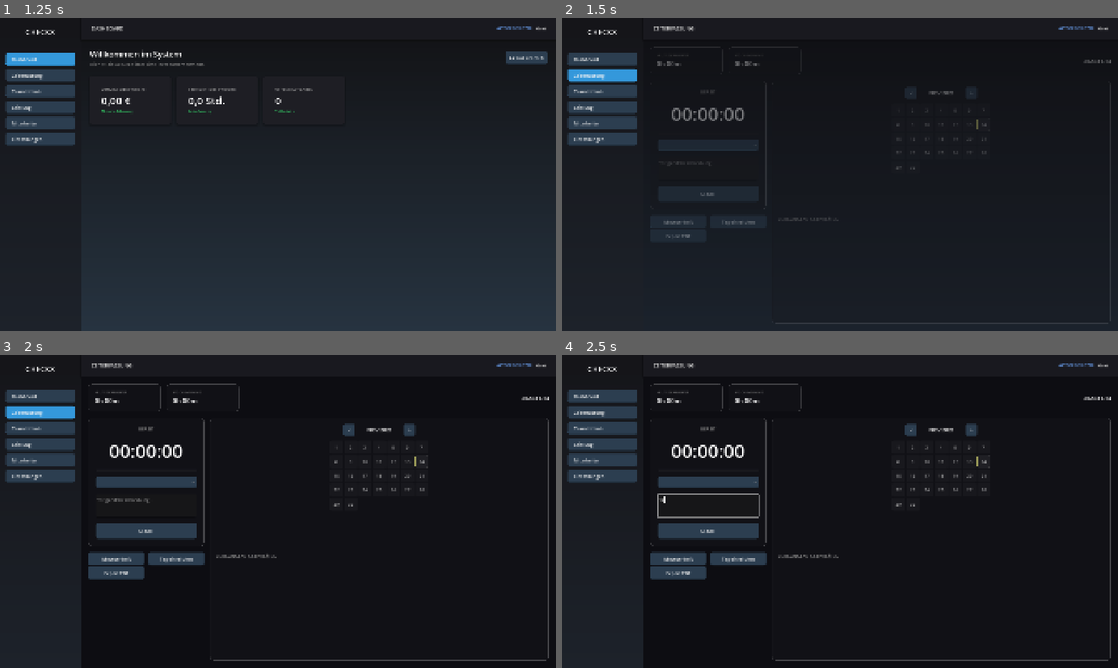
Above: before the commit, frames 1-4 (two rows, left to right).
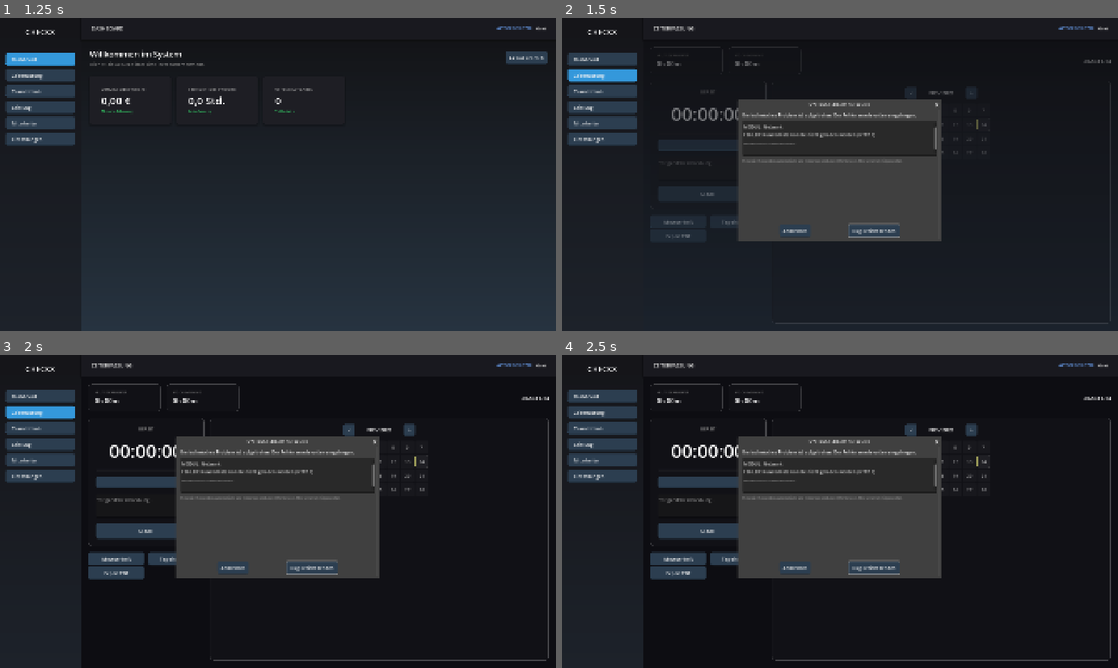
Above: after the commit, the same moments.

Repository: KurzschlussKevin/CheckX
Game: Godot game, scene res://app/modules/main/main.tscn
The game is run twice, just before and just after one commit, with the same random seed, the same clock (stepped at 60 frames per second) and the same inputs. This scene is started directly instead of the project's main scene.
Inputs (mouse positions are in pixels of both pictures, inside the frame that each line leads up to):
- Up to frame 1 (1.25 s): click "Dashboard" at 0.5 s
- Up to frame 2 (1.5 s): click "Zeiterfassung" at 1.25 s
- Up to frame 3 (2 s): no input
- Up to frame 4 (2.5 s): click (706, 505) at 2.02 s; type "12" at 2.1 s

Frame 1 is identical in both runs. In frame 2, 13% of the frame differs, in the area x 31-69%, y 26-72%; in frame 3, 13%; in frame 4, 13%, in the area x 17-69%, y 26-72%.
Error before the commit: Invalid call. Nonexistent function 'get_api_url' in base 'Node (config.gd)'. (res://app/core/error_handler/error_handler.gd:19)

Commit message:
Add files via upload

Diff:
--- a/check-x/app/core/error_handler/error_handler.gd
+++ b/check-x/app/core/error_handler/error_handler.gd
@@ -1,34 +1,45 @@
 extends Node
 
-# Signal, um ein UI-Popup zu öffnen (wird von der Main-UI abonniert)
-signal error_occurred(module_name, message, stack_trace)
+signal show_error_dialog(module_name, error_msg)
+var current_error_data = {}
 
-func report(module: String, message: String, stack_trace: String = ""):
-	var emp_id = Store.get_current_user_id()
-	var device_info = OS.get_name() + " - " + OS.get_model_name()
+func report(module: String, message: String):
+	# Wir sammeln Daten, aber sichern alles mit "Unknown" ab, falls der Store klemmt
+	var emp_id = "Unknown"
+	if Store and Store.has_method("get_current_user_id"):
+		var stored_id = Store.get_current_user_id()
+		if str(stored_id) != "":
+			emp_id = str(stored_id)
 
-	var data = {
+	current_error_data = {
 		"emp_id": emp_id,
 		"module": module,
 		"error_message": message,
-		"stack_trace": stack_trace,
-		"device_info": device_info
+		"device_info": OS.get_name() + " " + OS.get_model_name(),
+		"stack_trace": Time.get_datetime_string_from_system()
 	}
 
-	# Sende den Bug-Report an das neue Backend-Endpunkt
-	var url = Config.get_api_url() + "/system/report_bug"
+	# WICHTIG: Erst das Signal senden, damit das Fenster aufpoppt
+	emit_signal("show_error_dialog", module, message)
+
+func send_report_to_server(user_note: String = ""):
+	if current_error_data.is_empty(): return
+
+	if user_note != "":
+		current_error_data["error_message"] += "\nUser-Notiz: " + user_note
+
+	# Hier lag der Fehler: Wir nutzen jetzt sicher Store statt Config
+	var url = Store.get_api_url() + "/system/report_bug"
+
 	var http = HTTPRequest.new()
 	add_child(http)
 
-	var json_data = JSON.stringify(data)
 	var headers = ["Content-Type: application/json"]
+	var body = JSON.stringify(current_error_data)
 
-	http.request(url, headers, HTTPClient.METHOD_POST, json_data)
-
-	# Wir warten nicht auf die Antwort, sondern triggern sofort das UI-Signal
-	emit_signal("error_occurred", module, message, stack_trace)
+	http.request(url, headers, HTTPClient.METHOD_POST, body)
 
 	http.request_completed.connect(func(_r, code, _h, _b):
-		print("Bug-Report gesendet, Status: ", code)
+		print("Bug-Report erfolgreich an Server gesendet. Status: ", code)
 		http.queue_free()
 	)
--- a/check-x/app/core/error_popup/error_popup.tscn
+++ b/check-x/app/core/error_popup/error_popup.tscn
@@ -20,7 +20,6 @@
 
 [node name="ErrorDescription" type="Label" parent="VBox" unique_id=1714564635]
 layout_mode = 2
-text = "Zusätzliche Informationen für den Entwickler (optional):"
 autowrap_mode = 2
 
 [node name="BugNoteInput" type="TextEdit" parent="VBox" unique_id=1538316805]
--- a/check-x/app/modules/main/main.gd
+++ b/check-x/app/modules/main/main.gd
@@ -106,15 +106,37 @@
 
 # Diese Funktion wird aufgerufen, sobald irgendwo ErrorHandler.report(...) getriggert wird
 func _on_error_reported(module_name: String, error_msg: String) -> void:
+	# 1. Wir suchen zuerst das Popup
 	if has_node("%BugReportPopup"):
 		var popup = %BugReportPopup
+
 		popup.title = "SYSTEM-FEHLER: " + module_name.to_upper()
-		popup.dialog_text = "Ein Problem ist aufgetreten:\n\n[ " + error_msg + " ]\n\nMöchten Sie diesen Fehler an den Entwickler melden?"
+		popup.dialog_text = "Ein technisches Problem ist aufgetreten. Der Fehler wurde unten eingetragen:"
 
-		# Notizfeld im Popup leeren
-		if has_node("%BugNoteInput"):
-			%BugNoteInput.text = ""
+		# 2. Wir suchen das Eingabefeld INNERHALB des Popups
+		# Wir nutzen get_node_or_null auf dem Popup-Objekt selbst
+		var input_field = popup.find_child("BugNoteInput", true, false)
 
+		# Alternativ, falls du den Unique Name im Popup-Skript hast:
+		# var input_field = popup.get_node("%BugNoteInput")
+
+		var tech_info = "--- AUTOMATISCHER FEHLERBERICHT ---\n"
+		tech_info += "MODUL: " + module_name + "\n"
+		tech_info += "FEHLER: " + error_msg + "\n"
+		tech_info += "-----------------------------------\n\n"
+
+		if input_field:
+			input_field.text = tech_info
+			if input_field.has_method("set_caret_line"):
+				input_field.set_caret_line(input_field.get_line_count())
+		else:
+			# Falls find_child nicht klappt, versuchen wir es über den direkten Pfad
+			# (Passe den Pfad hier an, wenn deine VBox anders heißt)
+			input_field = popup.get_node_or_null("VBox/BugNoteInput")
+			if input_field:
+				input_field.text = tech_info
+
+		# 3. Jetzt das Fenster öffnen
 		popup.popup_centered()
 
 # Wird ausgeführt, wenn der User im Popup auf 'Bug Bericht senden' klickt
--- a/check-x/app/modules/main/main.tscn
+++ b/check-x/app/modules/main/main.tscn
@@ -1,6 +1,7 @@
-[gd_scene format=3 uid="uid://b678gnxr3av8b"]
+[gd_scene load_steps=8 format=3 uid="uid://b678gnxr3av8b"]
 
 [ext_resource type="Script" uid="uid://dd6c0cjrca0xt" path="res://app/modules/main/main.gd" id="1_main_script"]
+[ext_resource type="PackedScene" uid="uid://c8xerrorpopup" path="res://app/core/error_popup/error_popup.tscn" id="2_error_popup"]
 
 [sub_resource type="Gradient" id="Gradient_main"]
 colors = PackedColorArray(0.07, 0.07, 0.08, 1, 0.15, 0.2, 0.25, 1)
@@ -22,7 +23,7 @@
 shadow_color = Color(0, 0, 0, 0.3)
 shadow_size = 8
 
-[node name="Main" type="Control" unique_id=228776879]
+[node name="Main" type="Control"]
 layout_mode = 3
 anchors_preset = 15
 anchor_right = 1.0
@@ -31,7 +32,7 @@
 grow_vertical = 2
 script = ExtResource("1_main_script")
 
-[node name="Background" type="TextureRect" parent="." unique_id=6735546]
+[node name="Background" type="TextureRect" parent="."]
 layout_mode = 1
 anchors_preset = 15
 anchor_right = 1.0
@@ -41,7 +42,7 @@
 texture = SubResource("GradientTexture2D_bg")
 expand_mode = 1
 
-[node name="MainLayout" type="HBoxContainer" parent="." unique_id=1377153265]
+[node name="MainLayout" type="HBoxContainer" parent="."]
 layout_mode = 1
 anchors_preset = 15
 anchor_right = 1.0
@@ -50,56 +51,56 @@
 grow_vertical = 2
 theme_override_constants/separation = 0
 
-[node name="Sidebar" type="PanelContainer" parent="MainLayout" unique_id=820604507]
+[node name="Sidebar" type="PanelContainer" parent="MainLayout"]
 custom_minimum_size = Vector2(280, 0)
 layout_mode = 2
 theme_override_styles/panel = SubResource("StyleBoxFlat_sidebar")
 
-[node name="Margin" type="MarginContainer" parent="MainLayout/Sidebar" unique_id=1683396206]
+[node name="Margin" type="MarginContainer" parent="MainLayout/Sidebar"]
 layout_mode = 2
 theme_override_constants/margin_left = 20
 theme_override_constants/margin_top = 30
 theme_override_constants/margin_right = 20
 theme_override_constants/margin_bottom = 30
 
-[node name="VBox" type="VBoxContainer" parent="MainLayout/Sidebar/Margin" unique_id=1334375165]
+[node name="VBox" type="VBoxContainer" parent="MainLayout/Sidebar/Margin"]
 layout_mode = 2
 theme_override_constants/separation = 15
 
-[node name="Logo" type="Label" parent="MainLayout/Sidebar/Margin/VBox" unique_id=1238064215]
+[node name="Logo" type="Label" parent="MainLayout/Sidebar/Margin/VBox"]
 layout_mode = 2
 theme_override_font_sizes/font_size = 26
 text = "CHECKX"
 horizontal_alignment = 1
 
-[node name="HSeparator" type="HSeparator" parent="MainLayout/Sidebar/Margin/VBox" unique_id=860314297]
+[node name="HSeparator" type="HSeparator" parent="MainLayout/Sidebar/Margin/VBox"]
 layout_mode = 2
 theme_override_constants/separation = 25
 
-[node name="NavButtons" type="VBoxContainer" parent="MainLayout/Sidebar/Margin/VBox" unique_id=1324373732]
+[node name="NavButtons" type="VBoxContainer" parent="MainLayout/Sidebar/Margin/VBox"]
 layout_mode = 2
 size_flags_vertical = 3
 theme_override_constants/separation = 10
 
-[node name="ContentLayout" type="VBoxContainer" parent="MainLayout" unique_id=727383088]
+[node name="ContentLayout" type="VBoxContainer" parent="MainLayout"]
 layout_mode = 2
 size_flags_horizontal = 3
 theme_override_constants/separation = 0
 
-[node name="TopBar" type="PanelContainer" parent="MainLayout/ContentLayout" unique_id=1462797241]
+[node name="TopBar" type="PanelContainer" parent="MainLayout/ContentLayout"]
 custom_minimum_size = Vector2(0, 75)
 layout_mode = 2
 theme_override_styles/panel = SubResource("StyleBoxFlat_topbar")
 
-[node name="Margin" type="MarginContainer" parent="MainLayout/ContentLayout/TopBar" unique_id=1023978162]
+[node name="Margin" type="MarginContainer" parent="MainLayout/ContentLayout/TopBar"]
 layout_mode = 2
 theme_override_constants/margin_left = 35
 theme_override_constants/margin_right = 35
 
-[node name="HBox" type="HBoxContainer" parent="MainLayout/ContentLayout/TopBar/Margin" unique_id=2089364562]
+[node name="HBox" type="HBoxContainer" parent="MainLayout/ContentLayout/TopBar/Margin"]
 layout_mode = 2
 
-[node name="PageTitle" type="Label" parent="MainLayout/ContentLayout/TopBar/Margin/HBox" unique_id=1763115620]
+[node name="PageTitle" type="Label" parent="MainLayout/ContentLayout/TopBar/Margin/HBox"]
 unique_name_in_owner = true
 layout_mode = 2
 theme_override_colors/font_color = Color(0.8, 0.8, 0.8, 1)
@@ -107,29 +108,32 @@
 text = "DASHBOARD"
 vertical_alignment = 1
 
-[node name="Spacer" type="Control" parent="MainLayout/ContentLayout/TopBar/Margin/HBox" unique_id=659141395]
+[node name="Spacer" type="Control" parent="MainLayout/ContentLayout/TopBar/Margin/HBox"]
 layout_mode = 2
 size_flags_horizontal = 3
 
-[node name="UserInfo" type="HBoxContainer" parent="MainLayout/ContentLayout/TopBar/Margin/HBox" unique_id=968010103]
+[node name="UserInfo" type="HBoxContainer" parent="MainLayout/ContentLayout/TopBar/Margin/HBox"]
 layout_mode = 2
 theme_override_constants/separation = 12
 
-[node name="UserLabel" type="Label" parent="MainLayout/ContentLayout/TopBar/Margin/HBox/UserInfo" unique_id=567866787]
+[node name="UserLabel" type="Label" parent="MainLayout/ContentLayout/TopBar/Margin/HBox/UserInfo"]
 layout_mode = 2
 theme_override_colors/font_color = Color(0.4, 0.6, 0.9, 1)
 theme_override_font_sizes/font_size = 13
 text = "AKTIVER BENUTZER:"
 vertical_alignment = 1
 
-[node name="UserName" type="Label" parent="MainLayout/ContentLayout/TopBar/Margin/HBox/UserInfo" unique_id=1343463201]
+[node name="UserName" type="Label" parent="MainLayout/ContentLayout/TopBar/Margin/HBox/UserInfo"]
 unique_name_in_owner = true
 layout_mode = 2
 theme_override_font_sizes/font_size = 15
 text = "Administrator"
 vertical_alignment = 1
 
-[node name="ModuleContainer" type="Control" parent="MainLayout/ContentLayout" unique_id=910125565]
+[node name="ModuleContainer" type="Control" parent="MainLayout/ContentLayout"]
 unique_name_in_owner = true
 layout_mode = 2
 size_flags_vertical = 3
+
+[node name="BugReportPopup" parent="." unique_name_in_owner = true instance=ExtResource("2_error_popup")]
+visible = false
Not shown: 1 places in check-x/app/modules/dashboard/dashboard.tscn that only renumber resources
